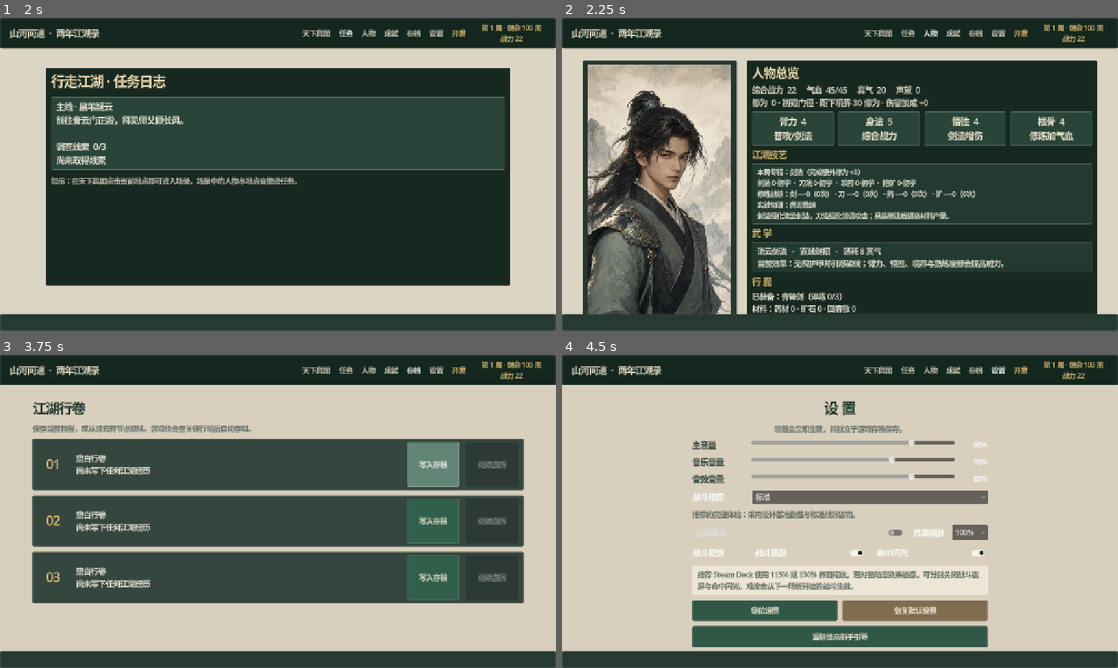
Above: before the commit, frames 1-4 (two rows, left to right).
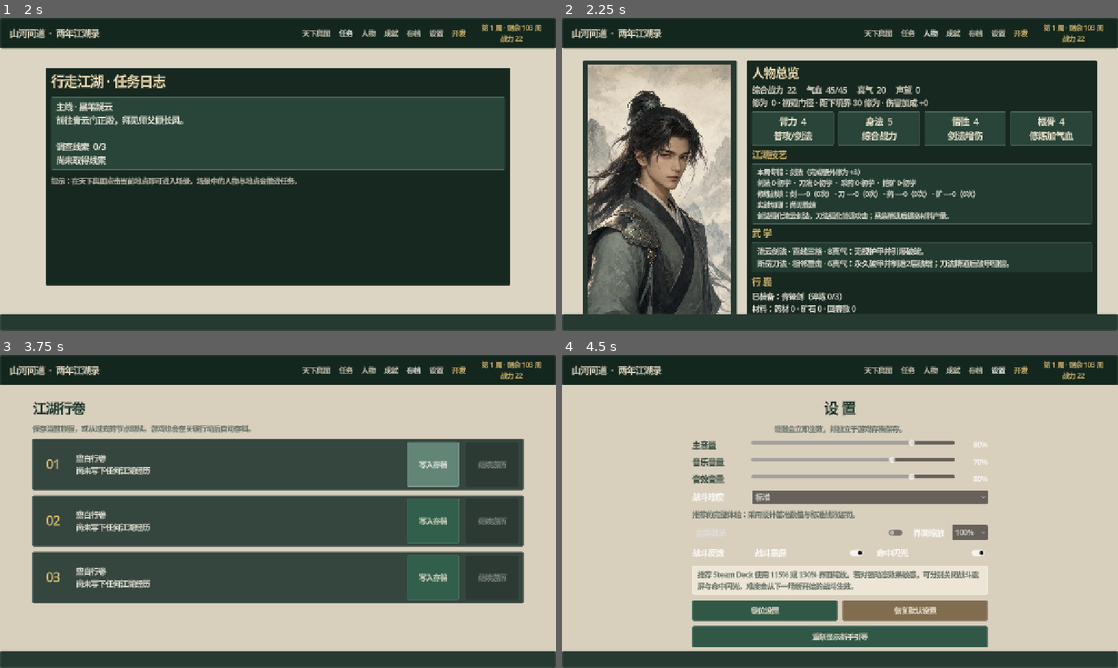
Above: after the commit, the same moments.

Repository: zijiangao/shanhe-wendao
Game: Godot game, scene res://scenes/main.tscn
The game is run twice, just before and just after one commit, with the same random seed, the same clock (stepped at 60 frames per second) and the same inputs.
Inputs:
- Up to frame 1 (2 s): click "天下舆图" at 0.5 s; click "任务" at 1.25 s
- Up to frame 2 (2.25 s): click "人物" at 2 s
- Up to frame 3 (3.75 s): click "成就" at 2.75 s; click "存档" at 3.5 s
- Up to frame 4 (4.5 s): click "设置" at 4.25 s

Frame 1 is identical in both runs. In frame 2, 1.3% of the frame differs, in the area x 35-81%, y 73-80%; in frame 3, less than 0.1%; in frame 4, less than 0.1%.

Commit message:
Add Mountain-Breaking Blade combat art (0.57.0)

Diff:
--- a/godot/main.gd
+++ b/godot/main.gd
@@ -1388,7 +1388,7 @@
 	title.add_theme_color_override("font_color", Color("#f2dfb3"))
 	panel.add_child(title)
 	var version := Label.new()
-	version.text = "《山河问道》 · Windows 0.56.0 · Godot 4.7.1"
+	version.text = "《山河问道》 · Windows 0.57.0 · Godot 4.7.1"
 	version.horizontal_alignment = HORIZONTAL_ALIGNMENT_CENTER
 	version.add_theme_color_override("font_color", Color("#c9c7bc"))
 	panel.add_child(version)
@@ -1656,7 +1656,7 @@
 	skill_title.add_theme_color_override("font_color", Color("#dfbf74"))
 	info.add_child(skill_title)
 	var skill_card := Label.new()
-	skill_card.text = "流云剑法   ·   直线剑招   ·   消耗 %d 真气\n当前效果：无视护甲并引爆破绽；臂力、悟性、境界与熟练度都会提高威力。" % TRAINING_RULES.cloud_qi_cost(int(GameState.data.swordsmanship))
+	skill_card.text = "流云剑法 · 直线三格 · %d真气：无视护甲并引爆破绽。\n断岳刀法 · 相邻重击 · %d真气：永久破甲并制造2层破绽；刀法精通后破甲翻倍。" % [TRAINING_RULES.cloud_qi_cost(int(GameState.data.swordsmanship)), BATTLE_ENGINE.BLADE_QI_COST]
 	skill_card.autowrap_mode = TextServer.AUTOWRAP_WORD_SMART
 	skill_card.add_theme_font_size_override("font_size", 17)
 	skill_card.add_theme_color_override("font_color", Color("#f4eee2"))
@@ -2004,6 +2004,7 @@
 			var move_valid: bool = battle_mode == "move" and BATTLE_RULES.can_move_to(battle, cell)
 			var attack_valid: bool = battle_mode == "attack" and BATTLE_RULES.can_attack_cell(battle, cell, false, int(GameState.data.qi))
 			var skill_valid: bool = battle_mode == "skill" and BATTLE_RULES.can_attack_cell(battle, cell, true, int(GameState.data.qi), TRAINING_RULES.cloud_qi_cost(int(GameState.data.swordsmanship)))
+			var blade_valid: bool = battle_mode == "blade_skill" and int(GameState.data.qi) >= BATTLE_ENGINE.BLADE_QI_COST and BATTLE_RULES.can_attack_cell(battle, cell, false, int(GameState.data.qi))
 			var frost_valid: bool = battle_mode == "frost_dash" and BATTLE_RULES.can_frost_dash(battle, cell)
 			if move_valid:
 				data.color = "#28678aee"
@@ -2011,6 +2012,8 @@
 				data.color = "#c94b3fee"
 			elif skill_valid:
 				data.color = "#c18b2fee"
+			elif blade_valid:
+				data.color = "#b85b35ee"
 			elif frost_valid:
 				data.color = "#668fbbee"
 			elif boss_danger:
@@ -2034,7 +2037,7 @@
 					var trait_text := BATTLE_RULES.enemy_trait_text(enemy)
 					data.text = "%s\n%d/%d%s" % [enemy.name, enemy.hp, enemy.max_hp, "\n" + trait_text if not trait_text.is_empty() else ""]
 					data.token = 1 if enemy.name == "黑苇寨主" else (3 if "弓手" in enemy.name else 2)
-					if not attack_valid and not skill_valid and not frost_valid:
+					if not attack_valid and not skill_valid and not blade_valid and not frost_valid:
 						data.color = "#71322dee"
 			cells.append(data)
 	return cells
@@ -2230,7 +2233,7 @@
 		AudioFeedback.play("error")
 		_toast(str(outcome.error))
 		return
-	AudioFeedback.play({"move": "move", "attack": "hit", "skill": "skill", "frost_dash": "skill", "frost_guard": "turn", "brace": "turn", "heal": "confirm"}.get(action, "confirm"))
+	AudioFeedback.play({"move": "move", "attack": "hit", "skill": "skill", "blade_skill": "skill", "frost_dash": "skill", "frost_guard": "turn", "brace": "turn", "heal": "confirm"}.get(action, "confirm"))
 	var battle: Dictionary = outcome.battle
 	if _check_tactical_victory(battle):
 		SaveManager.save_auto()
@@ -2390,7 +2393,7 @@
 	panel.add_child(menu)
 
 func _mode_name(mode: String) -> String:
-	return {"move": "移动", "attack": "普通攻击", "skill": "流云剑法", "inspect": "查看战场"}.get(mode, mode)
+	return {"move": "移动", "attack": "普通攻击", "skill": "流云剑法", "blade_skill": "断岳刀法", "inspect": "查看战场"}.get(mode, mode)
 
 func _battle_token(index: int) -> AtlasTexture:
 	var token := AtlasTexture.new()
--- a/godot/scripts/battle/battle_engine.gd
+++ b/godot/scripts/battle/battle_engine.gd
@@ -4,6 +4,7 @@
 const RULES := preload("res://scripts/battle/battle_rules.gd")
 const GROWTH_RULES := preload("res://scripts/progression/growth_rules.gd")
 const TRAINING_RULES := preload("res://scripts/progression/training_minigame_rules.gd")
+const BLADE_QI_COST := 6
 
 static func is_victory(battle: Dictionary) -> bool:
 	if str(battle.get("objective", {}).get("type", "eliminate")) == "survive":
@@ -31,6 +32,13 @@
 	var base := int(player.get("strength", 0)) + 9 + int(player.get("insight", 0)) / 2 + GROWTH_RULES.combat_bonus(int(player.get("xp", 0))) + int(player.get("swordsmanship", 0)) / 2 + int(player.get("forge_level", 0)) + int(player.get("skill_mastery", {}).get("cloud", 0)) / 3
 	return Vector2i(base, base + 3)
 
+static func blade_damage_range(player: Dictionary) -> Vector2i:
+	var base := int(player.get("strength", 0)) + 7 + GROWTH_RULES.combat_bonus(int(player.get("xp", 0))) + int(player.get("bladesmanship", 0)) / 2 + int(player.get("forge_level", 0))
+	return Vector2i(base, base + 3)
+
+static func blade_armor_break(player: Dictionary) -> int:
+	return 2 if int(player.get("bladesmanship", 0)) >= 6 else 1
+
 static func healing_amount(player: Dictionary) -> int:
 	var herbalism := int(player.get("herbalism", 0))
 	return 12 + herbalism / 2 + TRAINING_RULES.medicine_mastery_bonus(herbalism)
@@ -41,9 +49,10 @@
 static func hero_action_help(player: Dictionary) -> String:
 	var normal := normal_damage_range(player)
 	var cloud := cloud_damage_range(player)
+	var blade := blade_damage_range(player)
 	var exposure := TRAINING_RULES.attack_exposure_gain(int(player.get("bladesmanship", 0)))
 	var qi_cost := TRAINING_RULES.cloud_qi_cost(int(player.get("swordsmanship", 0)))
-	return "普攻 %d–%d（护甲前）· 命中制造%d层破绽\n剑法 %d–%d（无视护甲）· 每层破绽追加4 · 消耗%d真气\n运气护体获得%d护体并恢复3真气 · 回春散恢复%d气血" % [normal.x, normal.y, exposure, cloud.x, cloud.y, qi_cost, hero_guard_amount(player), healing_amount(player)]
+	return "普攻 %d–%d（护甲前）· 命中制造%d层破绽\n剑法 %d–%d（无视护甲）· 引爆破绽 · %d真气\n刀法 %d–%d（相邻）· 永久破甲%d · %d真气\n护体%d并回3气 · 回春散恢复%d气血" % [normal.x, normal.y, exposure, cloud.x, cloud.y, qi_cost, blade.x, blade.y, blade_armor_break(player), BLADE_QI_COST, hero_guard_amount(player), healing_amount(player)]
 
 static func player_action(battle: Dictionary, player: Dictionary, action: String, target: Vector2i = Vector2i.ZERO, rng: RandomNumberGenerator = null) -> Dictionary:
 	if int(battle.ap) <= 0:
@@ -55,6 +64,8 @@
 			return _attack(battle, player, target, rng)
 		"skill":
 			return _cloud_skill(battle, player, target, rng)
+		"blade_skill":
+			return _blade_skill(battle, player, target, rng)
 		"frost_dash":
 			return _frost_dash(battle, player, target, rng)
 		"frost_guard":
@@ -114,6 +125,28 @@
 	battle.result = "流云剑气无视护甲，对%s造成%d点伤害%s！" % [battle.enemies[enemy_index].name, damage, exposure_note]
 	battle.skill_flash = true
 	battle.skill_name = "流 云 剑 法"
+	return _success(battle, damage)
+
+static func _blade_skill(battle: Dictionary, player: Dictionary, target: Vector2i, rng: RandomNumberGenerator) -> Dictionary:
+	if str(battle.get("active_unit", "hero")) == "ally":
+		return _failure("林清霜无法施展断岳刀法。")
+	if int(player.get("qi", 0)) < BLADE_QI_COST or not RULES.can_attack_cell(battle, target, false, int(player.get("qi", 0))):
+		return _failure("断岳刀法需要%d点真气，并只能攻击相邻敌人。" % BLADE_QI_COST)
+	var enemy_index := RULES.enemy_at(battle, target)
+	var old_armor := RULES.enemy_armor(battle.enemies[enemy_index])
+	var armor_break := mini(old_armor, blade_armor_break(player))
+	var remaining_armor := maxi(0, old_armor - armor_break)
+	var damage_range := blade_damage_range(player)
+	var damage := maxi(1, damage_range.x + _roll_range(rng, 0, damage_range.y - damage_range.x) - remaining_armor)
+	player.qi = int(player.qi) - BLADE_QI_COST
+	battle.enemies[enemy_index].armor = remaining_armor
+	_apply_enemy_damage(battle, enemy_index, target, damage, "skill")
+	if int(battle.enemies[enemy_index].hp) > 0:
+		battle.enemies[enemy_index].exposure = 2
+	battle.ap = int(battle.ap) - 1
+	battle.result = "断岳刀势劈中%s，造成%d点伤害，永久削去%d点护甲并制造2层破绽！" % [battle.enemies[enemy_index].name, damage, armor_break]
+	battle.skill_flash = true
+	battle.skill_name = "断 岳 刀 法"
 	return _success(battle, damage)
 
 static func _frost_dash(battle: Dictionary, player: Dictionary, target: Vector2i, rng: RandomNumberGenerator) -> Dictionary:
--- a/godot/scripts/battle/tactical_battle_view.gd
+++ b/godot/scripts/battle/tactical_battle_view.gd
@@ -149,13 +149,14 @@
 	else:
 		var qi_cost := TRAINING_RULES.cloud_qi_cost(int(player.get("swordsmanship", 0)))
 		actions.append(["流云剑法 · %d真气" % qi_cost, "skill"])
+		actions.append(["断岳刀法 · %d真气" % BATTLE_ENGINE.BLADE_QI_COST, "blade_skill"])
 		actions.append(["运气护体 · 回3气", "brace"])
 		actions.append(["回春散 · 回%d" % BATTLE_ENGINE.healing_amount(player), "heal"])
 		actions.append(["取消选择", "inspect"])
 	for action in actions:
 		var button := _action_button(action[0], Color("#8b493b") if mode == action[1] else Color("#315f4b"))
 		button.custom_minimum_size.x = 174
-		button.disabled = int(battle.ap) <= 0 and action[1] != "in …(98 unchanged characters)… swordsmanship", 0)))) or (action[1] == "frost_dash" and int(battle.ally.qi) < 6) …(136 unchanged characters)…
+		button.disabled = int(battle.ap) <= 0 and action[1] != "in …(98 unchanged characters)… swordsmanship", 0)))) or (action[1] == "blade_skill" and int(player.qi) < BATTLE_ENGINE.BLADE_QI_COST) or (action[1] == "frost_dash" and int(battle.ally.qi) < 6) …(136 unchanged characters)…
 		button.pressed.connect(_emit_mode.bind(str(action[1])))
 		action_grid.add_child(button)
 	var end_button := _action_button("结束回合", Color("#806c4f"))
@@ -316,7 +317,7 @@
 	tween.tween_property(label, "modulate:a", 1.0, 0.12)
 
 func _mode_name(mode: String) -> String:
-	return {"move": "移动", "attack": "普通攻击", "skill": "流云剑法", "brace": "运气护体", "frost_dash": "霜华刺", "frost_guard": "寒锋守势", "inspect": "查看战场"}.get(mode, mode)
+	return {"move": "移动", "attack": "普通攻击", "skill": "流云剑法", "blade_skill": "断岳刀法", "brace": "运气护体", "frost_dash": "霜华刺", "frost_guard": "寒锋守势", "inspect": "查看战场"}.get(mode, mode)
 
 func _battle_token(index: int) -> Texture2D:
 	if index == 4:
--- a/godot/tests/test_battle_engine.gd
+++ b/godot/tests/test_battle_engine.gd
@@ -63,6 +63,25 @@
 	assert(int(player.skill_mastery.cloud) == 1 and bool(battle.skill_flash), "Using a skill should increase mastery and trigger its visual state.")
 
 	battle = _fixture()
+	battle.active_unit = "hero"
+	battle.ap = 2
+	battle.enemies[0].x = 2
+	battle.enemies[0].y = 1
+	battle.enemies[0].role = "brute"
+	battle.enemies[0].hp = 100
+	battle.enemies[0].max_hp = 100
+	player = _player_fixture()
+	player.bladesmanship = 6
+	var blade: Dictionary = ENGINE.player_action(battle, player, "blade_skill", Vector2i(2, 1), _seeded_rng())
+	assert(bool(blade.ok) and int(player.qi) == 14 and int(battle.ap) == 1, "Mountain-Breaking Blade should consume six qi and one action point.")
+	assert(int(battle.enemies[0].armor) == 0 and int(battle.enemies[0].exposure) == 2, "Trained blade technique should permanently remove two armor and expose a surviving target.")
+	assert(bool(battle.skill_flash) and str(battle.skill_name) == "断 岳 刀 法", "Blade technique should expose its own presentation title.")
+	battle.ap = 2
+	player.qi = 5
+	var failed_blade: Dictionary = ENGINE.player_action(battle, player, "blade_skill", Vector2i(2, 1), _seeded_rng())
+	assert(not bool(failed_blade.ok) and int(player.qi) == 5 and int(battle.ap) == 2, "A failed blade technique must preserve qi and action points.")
+
+	battle = _fixture()
 	battle.active_unit = "ally"
 	battle.ap = 2
 	battle.ally.x = 2
@@ -198,7 +217,7 @@
 	var medicine_result: Dictionary = ENGINE.player_action(medicine_battle, herbal_master, "heal")
 	assert(bool(medicine_result.ok) and int(medicine_result.healed) == 22, "Herbalism mastery should add five healing on top of its continuous level bonus.")
 	var help_text := ENGINE.hero_action_help({"strength": 4, "xp": 0, "bladesmanship": 10, "swordsmanship": 10, "insight": 4, "forge_level": 0, "skill_mastery": {"cloud": 0}, "herbalism": 10})
-	assert("制造2层破绽" in help_text and "消耗6真气" in help_text and "恢复22气血" in help_text, "The tactical action preview should expose all active mastery values.")
+	assert("制造2层破绽" in help_text and "剑法" in help_text and "永久破甲2" in help_text and "恢复22气血" in help_text, "The tactical action preview should expose all active mastery values and the trained blade break.")
 
 func _test_armor_and_exposure_combo() -> void:
 	var armored := _fixture()
--- a/godot/tests/test_qingyun_spar_view.gd
+++ b/godot/tests/test_qingyun_spar_view.gd
@@ -23,9 +23,13 @@
 	var texts: Array[String] = []
 	for label in main_scene.find_children("*", "Label", true, false):
 		texts.append(str((label as Label).text))
+	var buttons: Array[String] = []
+	for button in main_scene.find_children("*", "Button", true, false):
+		buttons.append(str((button as Button).text))
 	var valid: bool = result == OK and str(game_state.data.battle.battle_id) == "qingyun_spar"
 	valid = valid and texts.any(func(value: String): return "青云演武场" in value and "第 1 回合" in value)
 	valid = valid and texts.any(func(value: String): return "演武课题" in value and "兵器方向：刀法" in value)
 	valid = valid and texts.any(func(value: String): return "青云快剑" in value)
+	valid = valid and buttons.any(func(value: String): return "断岳刀法" in value and "6真气" in value)
 	print("Qingyun sparring preview saved to: %s" % ProjectSettings.globalize_path(output_path))
 	quit(0 if valid else 22)
Not shown, changed: godot/export_presets.cfg
Not shown, changed: godot/STORE_PAGE_DRAFT.md
